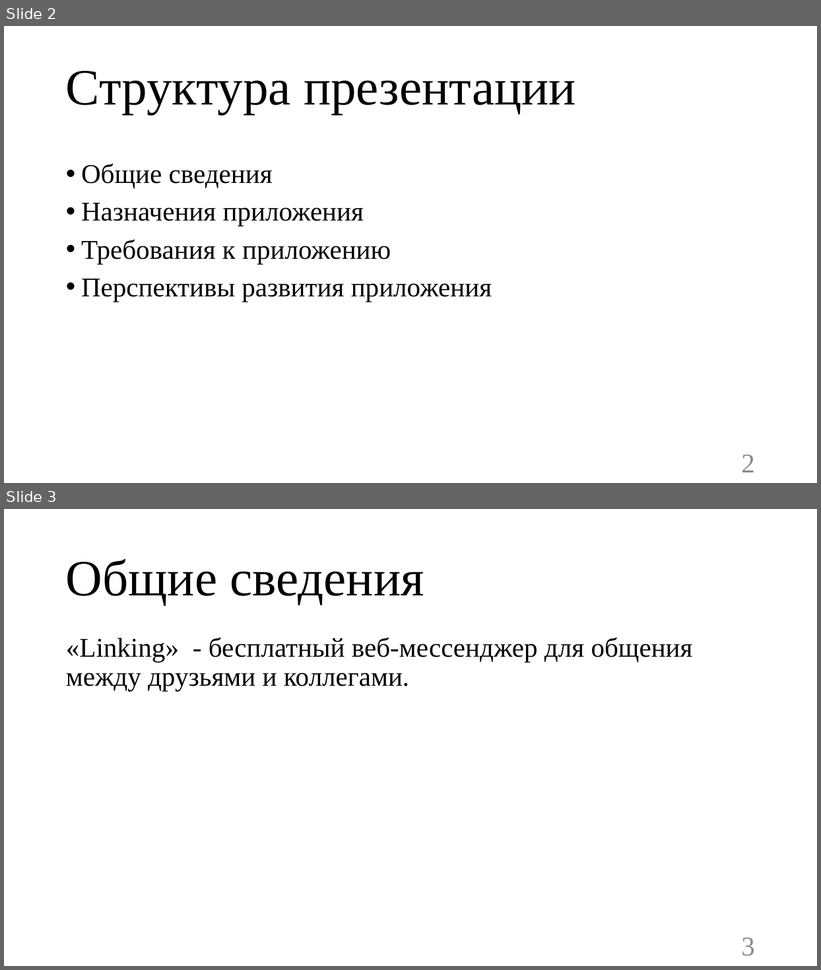
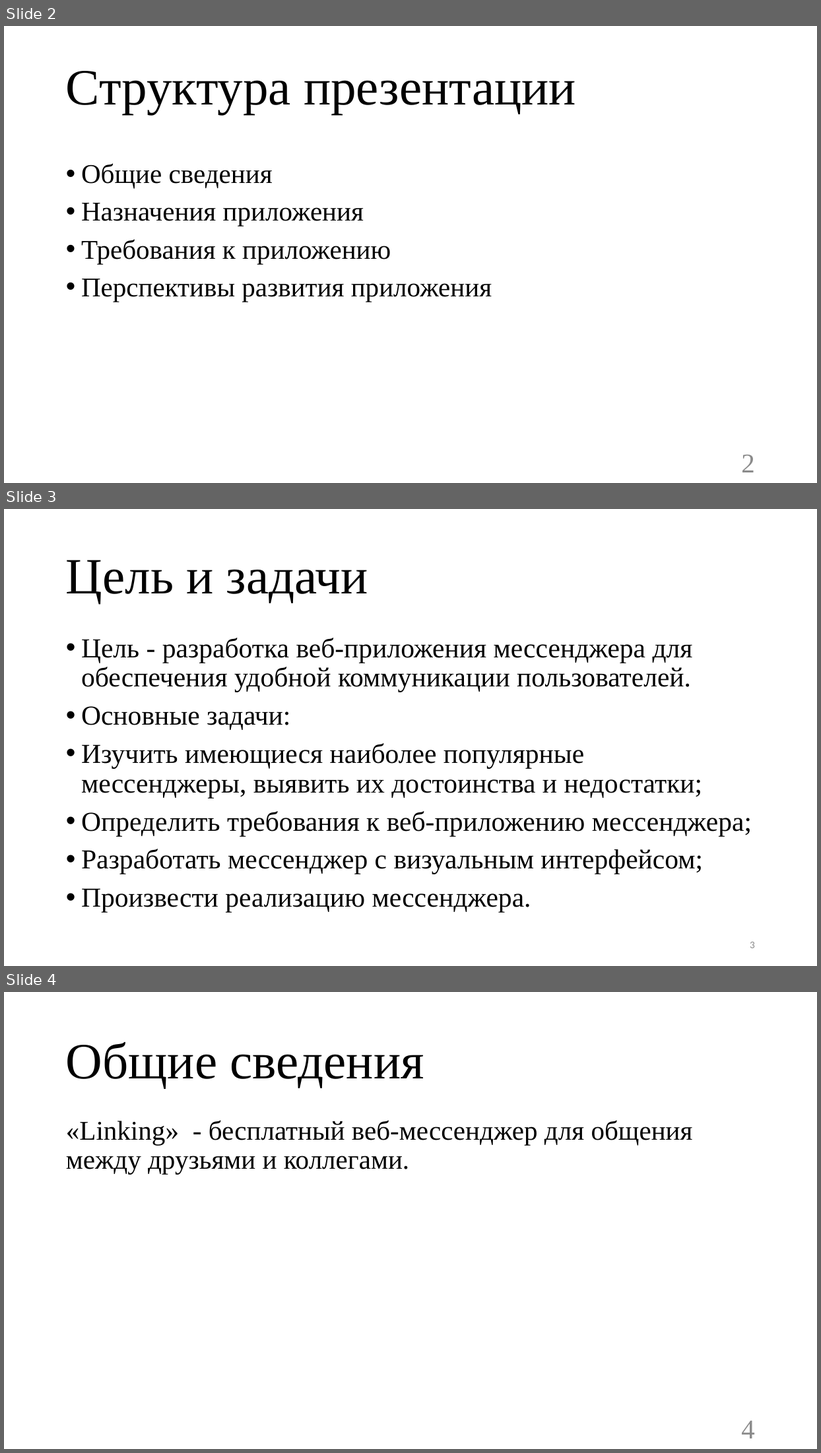
Before and after one commit to TouristTokyo/messenger_project, a slide deck: Documents/Презентация.pptx. Shown one above the other, each under a label of ours: slides 2 and 3 before the commit, slides 2, 3 and 4 after it. The pictures are 821x970 and 821x1453 pixels, drawn with LibreOffice and Linux fonts; fonts in the diff are those of the drawing. Boxes give left, top, right and bottom in pixels: in the first picture for what was removed or moved away, otherwise in the second. Text is boxed around its words. In the diff, an @@ line names an element or a change of style, - is before the commit and + after.

```diff
--- a/Documents/Презентация.pptx
+++ b/Documents/Презентация.pptx
@@ slide 3 added at <box>4,509,817,966</box>, background #FFFFFF @@
@@ title added at <box>66,560,368,603</box>, 60 pt, text #000000 @@
+Цель и задачи
@@ text added at <box>81,638,752,913</box>, 32.4 pt, text #000000 @@
+• Цель - разработка веб-приложения мессенджера для обеспечения удобной коммуникации пользователей.
+• Основные задачи:
+• Изучить имеющиеся наиболее популярные мессенджеры, выявить их достоинства и недостатки;
+• Определить требования к веб-приложению мессенджера;
+• Разработать мессенджер с визуальным интерфейсом;
+• Произвести реализацию мессенджера.
@@ page number added at <box>750,942,755,949</box>, 12 pt, text #8C8C8C @@
+3
@@ what was slide 3 is now slide 4 @@
@@ page number at <box>741,1421,755,1439</box>: text changed @@
-3
+4
```
Also in this commit, not shown: 1 slide changed, 1 other file.
